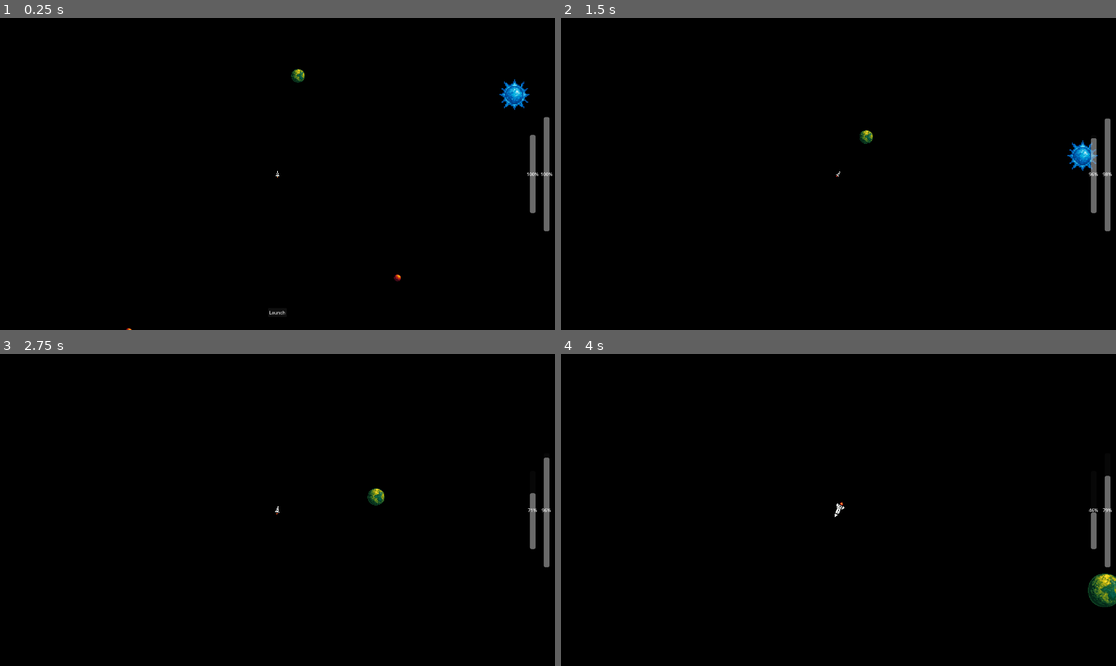
Above: before the commit, frames 1-4 (two rows, left to right).
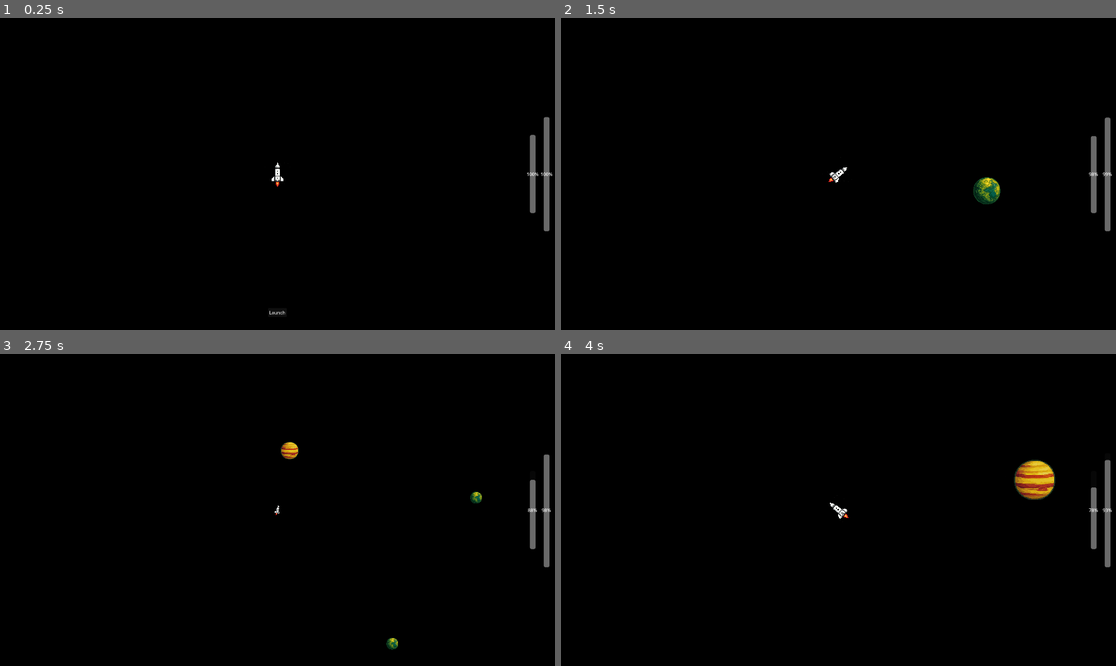
Above: after the commit, the same moments.

Repository: mythfrost/SpaceTaxi
Game: Godot game, scene res://Scenes/Main.tscn
Same seed, same stepped clock (60 frames per second), same inputs: the game is played once before the commit and once after it.
Inputs:
- Up to frame 1 (0.25 s): no input
- Up to frame 2 (1.5 s): click "Launch" at 0.5 s; tap Enter (ui_accept) at 1.25 s; hold D (turn_right) from 1.28 s (still down); hold Enter (ui_accept) from 1.28 s (still down)
- Up to frame 3 (2.75 s): release D (turn_right) at 2.03 s; release Enter (ui_accept) at 2.03 s; hold A (turn_left) from 2.03 s (still down); tap F (toggle_zoom) at 2.1 s; tap Enter (ui_accept) at 2.27, 2.3, 2.57 s
- Up to frame 4 (4 s): release A (turn_left) at 2.78 s; hold Enter (ui_accept) 2.78-3.53 s; hold D (turn_right) from 2.78 s (still down); tap F (toggle_zoom) at 3.6 s; tap Enter (ui_accept) at 3.77, 3.8 s

The runs differ from the first frame. In frame 1, 0.5% of the frame differs, in the area x 22-96%, y 16-100%; in frame 2, 0.8%; in frame 3, 0.5%; in frame 4, 1.5%, in the area x 48-100%, y 33-82%.

Commit message:
Orbit and Turning Fixed
I fixed Orbit to orbit based on current direction and turning is continuous

Diff:
--- a/Scenes/Main.tscn
+++ b/Scenes/Main.tscn
@@ -14,10 +14,10 @@
 anchors_preset = 15
 anchor_right = 1.0
 anchor_bottom = 1.0
-offset_left = -3965.0
-offset_top = -5334.0
-offset_right = 6035.0
-offset_bottom = 4666.0
+offset_left = -49808.0
+offset_top = -52920.0
+offset_right = 50192.0
+offset_bottom = 47080.0
 grow_horizontal = 2
 grow_vertical = 2
 color = Color(0, 0, 0, 1)
--- a/Scenes/Spaceship.tscn
+++ b/Scenes/Spaceship.tscn
@@ -11,7 +11,7 @@
 script = ExtResource("1_nohp5")
 
 [node name="ColorRect" type="Sprite2D" parent="."]
-scale = Vector2(0.07, 0.07)
+scale = Vector2(0.12, 0.12)
 texture = ExtResource("1_jnnhe")
 
 [node name="CollisionShape2D" type="CollisionShape2D" parent="."]
@@ -19,5 +19,5 @@
 shape = SubResource("RectangleShape2D_jnnhe")
 
 [node name="Camera2D" type="Camera2D" parent="."]
-zoom = Vector2(0.4, 0.4)
+zoom = Vector2(0.8, 0.8)
 position_smoothing_speed = 3.0
--- a/Scripts/gravity_field.gd
+++ b/Scripts/gravity_field.gd
@@ -1,22 +1,21 @@
 extends Area2D
 
-@export var orbit_distance := 400.0
-@export var orbit_speed    := 1.0
+@export var orbit_distance := 600.0
+@export var orbit_speed    := 1.8
 
 func _ready() -> void:
-	print("🔭 Gravity field ready at ", global_position)
 	body_entered.connect(_on_body_entered)
 	body_exited.connect(_on_body_exited)
 
 func _on_body_entered(body: Node) -> void:
-	print("➡️ Body entered area:", body.name)
+	print("Body entered area:", body.name)
 	if body is Spaceship:
-		print("   → Starting orbit on ", body.name,
-			  "  dist=", orbit_distance,
-			  "  speed=", orbit_speed)
+		print("Starting orbit on ", body.name,
+			  "dist=", orbit_distance,
+			  "speed=", orbit_speed)
 		body.start_orbit(global_position, orbit_distance, orbit_speed)
 
 func _on_body_exited(body: Node) -> void:
-	print("⬅️ Body exited area:", body.name)
+	print("Body exited area:", body.name)
 	if body is Spaceship:
 		body.stop_orbit()
--- a/Scripts/spaceship.gd
+++ b/Scripts/spaceship.gd
@@ -10,16 +10,16 @@
 
 @export var max_fuel := 100.0
 var current_fuel := max_fuel
-@export var thrust_power := 400.0
-@export var fuel_burn_rate := 20.0
+@export var thrust_power := 1500.0
+@export var fuel_burn_rate := 6.0
 
 @export var max_turn_fuel       := 100.0
-@export var turn_fuel_burn_rate := 20.0
-@export var turn_speed          := 3.0
+@export var turn_fuel_burn_rate := 8.0
+@export var turn_speed          := 4.5
 var turn_fuel := max_turn_fuel
 
-@export var zoom_normal := Vector2(1, 1)
-@export var zoomed_in   := Vector2(0.5, 0.5)
+@export var zoom_normal := Vector2(.8, .8)
+@export var zoomed_in   := Vector2(0.35, 0.35)
 var is_zoomed := false
 
 @onready var cam: Camera2D = $Camera2D
@@ -34,14 +34,11 @@
 func _physics_process(delta: float) -> void:
 	if is_launched:
 		if turn_fuel > 0:
-			var did_turn := false
 			if Input.is_action_pressed("turn_left"):
 				rotation -= turn_speed * delta
-				did_turn = true
+				turn_fuel = max(turn_fuel - turn_fuel_burn_rate * delta, 0)
 			elif Input.is_action_pressed("turn_right"):
 				rotation += turn_speed * delta
-				did_turn = true
-			if did_turn:
 				turn_fuel = max(turn_fuel - turn_fuel_burn_rate * delta, 0)
 		if Input.is_action_pressed("ui_accept") and current_fuel > 0:
 			current_fuel = max(current_fuel - fuel_burn_rate * delta, 0)
@@ -49,10 +46,7 @@
 		move_and_slide()
 		if is_orbiting:
 			if Input.is_action_just_pressed("ui_accept"):
-				var tangent = Vector2(
-					-sin(_orbit_angle),
-				 	cos(_orbit_angle)
-				) * _orbit_speed * _orbit_radius
+				var tangent = Vector2(-sin(_orbit_angle), cos(_orbit_angle)) * _orbit_speed * _orbit_radius
 				velocity = tangent
 				is_orbiting = false
 				return
@@ -61,12 +55,16 @@
 			return
 
 func start_orbit(center: Vector2, radius: float, speed: float) -> void:
-	print("   [ship] start_orbit: radius=", radius, " speed=", speed)
-	is_orbiting  = true
-	orbit_center = center
+	is_orbiting   = true
+	orbit_center  = center
 	_orbit_radius = radius
-	_orbit_speed  = speed
-	_orbit_angle = (global_position - center).angle()
+
+	var radial = global_position - center
+	var cross_z = radial.x * velocity.y - radial.y * velocity.x
+	var dir_sign = 1 if cross_z >= 0 else -1
+	_orbit_speed = speed * dir_sign
+	_orbit_angle = radial.angle()
+
 
 func stop_orbit() -> void:
 	is_orbiting = false
